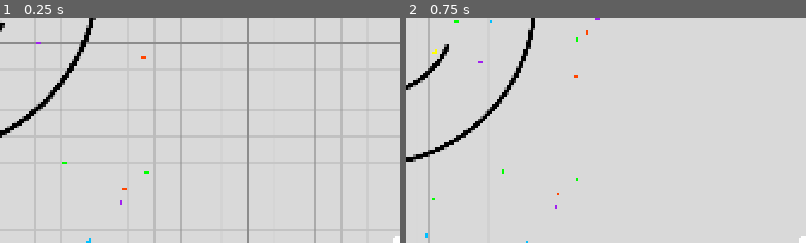
Above: before the commit, frames 1-2 (left to right).
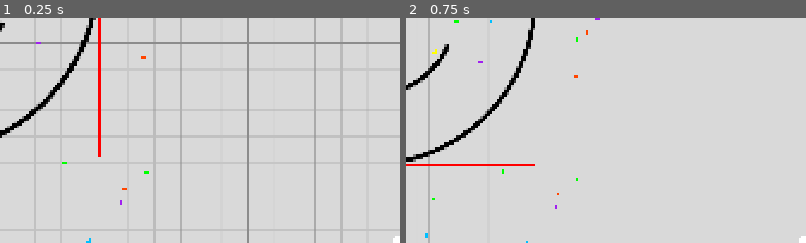
Above: after the commit, the same moments.

Repository: EitherRock/snake-coloring
Game: Godot game, scene res://main.tscn
The game is run twice, just before and just after one commit, with the same random seed, the same clock (stepped at 60 frames per second) and the same inputs.
Inputs:
- Up to frame 1 (0.25 s): no input
- Up to frame 2 (0.75 s): click "-" at 0.5 s
The pictures show only the part of the screen within x 0-50%, y 0-50%; the shares and areas given below are measured in that part.

The runs differ from the first frame. In frame 1, 0.5% of the frame differs, in the area x 24-26%, y 0-62%; in frame 2, 0.3%.

Commit message:
add buttons to moving picture. Confirm placement, cancel, scale up or down

Diff:
--- a/main.gd
+++ b/main.gd
@@ -12,6 +12,7 @@
 @onready var hud: Control = canvas.get_child(0)
 @onready var ui_bar: UIBar = $UI/Root
 @onready var pictures: Node2D = $Pictures
+@onready var placement: PlacementController = $PlacementController
 
 
 func _ready() -> void:
@@ -29,12 +30,16 @@
 # Pictures
 # ---------------------------------------------------------------------------
 func _place_picture(data: PictureData, world_pos: Vector2) -> void:
-	var pic = picture_scene.instantiate()
-	pic.data = data  # set before add_child so _ready() builds with it
+	if placement.is_placing():
+		return  # one pending picture at a time
+
+	var pic: PictureManager = picture_scene.instantiate()
+	pic.data = data
+	pic.confirmed = false  # set before add_child so _ready() starts it pending
 	pic.scale = Vector2.ONE * picture_scale
-	# the picture's origin is its top-left corner, so offset to center it on the drop point
 	pic.position = world_pos - data.size * picture_scale / 2.0
 	pictures.add_child(pic)
+	placement.begin(pic)
 
 
 # ---------------------------------------------------------------------------
--- a/main.tscn
+++ b/main.tscn
@@ -19,6 +19,7 @@
 [ext_resource type="AudioStream" uid="uid://b1ig50ahp7ik5" path="res://audio/bl.bloop 07.wav" id="15_ryguw"]
 [ext_resource type="AudioStream" uid="uid://nocsp6u5jjtn" path="res://audio/bl.bloop 08.wav" id="16_d13ii"]
 [ext_resource type="PackedScene" uid="uid://cp7dafjxfvxag" path="res://ui/hot_bar.tscn" id="18_074og"]
+[ext_resource type="Script" uid="uid://ywe23y53dxcx" path="res://placement_controller.gd" id="20_82xsv"]
 
 [sub_resource type="ShaderMaterial" id="ShaderMaterial_g4v7s"]
 shader = ExtResource("2_272bh")
@@ -129,6 +130,42 @@
 theme_override_font_sizes/font_size = 28
 text = "+"
 
+[node name="ConfirmBar" type="HBoxContainer" parent="CanvasLayer" unique_id=671145989]
+visible = false
+offset_right = 40.0
+offset_bottom = 40.0
+mouse_filter = 0
+theme_override_constants/separation = 16
+
+[node name="ConfirmButton" type="Button" parent="CanvasLayer/ConfirmBar" unique_id=536150614]
+custom_minimum_size = Vector2(140, 140)
+layout_mode = 2
+text = "Confirm"
+
+[node name="CancelButton" type="Button" parent="CanvasLayer/ConfirmBar" unique_id=10890928]
+custom_minimum_size = Vector2(140, 140)
+layout_mode = 2
+text = "Cancel"
+
+[node name="ScaleBar" type="VBoxContainer" parent="CanvasLayer" unique_id=2049159541]
+visible = false
+offset_right = 40.0
+offset_bottom = 40.0
+mouse_filter = 0
+theme_override_constants/separation = 16
+
+[node name="BiggerButton" type="Button" parent="CanvasLayer/ScaleBar" unique_id=1459026715]
+custom_minimum_size = Vector2(140, 140)
+layout_mode = 2
+theme_override_font_sizes/font_size = 28
+text = "+"
+
+[node name="SmallerButton" type="Button" parent="CanvasLayer/ScaleBar" unique_id=457243721]
+custom_minimum_size = Vector2(140, 140)
+layout_mode = 2
+theme_override_font_sizes/font_size = 28
+text = "-"
+
 [node name="Pictures" type="Node2D" parent="." unique_id=858915315]
 
 [node name="Picture" parent="." unique_id=1872283298 instance=ExtResource("7_272bh")]
@@ -144,3 +181,12 @@
 area_mask = 536870912
 
 [node name="UI" parent="." unique_id=1430790159 instance=ExtResource("18_074og")]
+
+[node name="PlacementController" type="Node" parent="." unique_id=1206493489 node_paths=PackedStringArray("confirm_bar", "scale_bar", "confirm_button", "cancel_button", "bigger_button", "smaller_button")]
+script = ExtResource("20_82xsv")
+confirm_bar = NodePath("../CanvasLayer/ConfirmBar")
+scale_bar = NodePath("../CanvasLayer/ScaleBar")
+confirm_button = NodePath("../CanvasLayer/ConfirmBar/ConfirmButton")
+cancel_button = NodePath("../CanvasLayer/ConfirmBar/CancelButton")
+bigger_button = NodePath("../CanvasLayer/ScaleBar/BiggerButton")
+smaller_button = NodePath("../CanvasLayer/ScaleBar/SmallerButton")
--- a/pictures/picture_manager.gd
+++ b/pictures/picture_manager.gd
@@ -1,5 +1,8 @@
 class_name PictureManager
 extends Node2D
+
+const PENDING_ALPHA := 0.7
+const PENDING_OUTLINE := Color(0.2, 0.5, 1.0, 0.9)
 
 @export var data: PictureData
 @export var region_scene: PackedScene
@@ -8,6 +11,7 @@
 var regions: Array[Node2D] = []
 var selected_region: Node2D = null
 var lines_sprite: Sprite2D = null
+var confirmed: bool = true  # Main sets this to false before add_child for new drops
 
 @onready var magnet_area: Area2D = $MagnetArea
 
@@ -16,10 +20,14 @@
 	magnet_area.body_entered.connect(_on_body_entered)
 	if data:
 		build_picture()
+	_apply_placement_state()
 
 
 func _unhandled_input(event: InputEvent) -> void:
 	if Platform.joystick_active:
+		return
+
+	if not confirmed:
 		return
 
 	if not (event is InputEventMouseButton and event.pressed and event.button_index == MOUSE_BUTTON_LEFT):
@@ -72,6 +80,28 @@
 
 
 # ---------------------------------------------------------------------------
+# Picture Placement
+# ---------------------------------------------------------------------------
+func _apply_placement_state() -> void:
+	magnet_area.monitoring = confirmed  # a pending picture can't receive dots
+	modulate.a = 1.0 if confirmed else PENDING_ALPHA
+	queue_redraw()
+
+
+func confirm() -> void:
+	confirmed = true
+	magnet_area.set_deferred("monitoring", true)
+	modulate.a = 1.0
+	queue_redraw()
+
+
+func _draw() -> void:
+	if confirmed or data == null:
+		return
+	draw_rect(Rect2(Vector2.ZERO, data.size), PENDING_OUTLINE, false, 6.0)
+
+
+# ---------------------------------------------------------------------------
 # Region selection and capacity
 # ---------------------------------------------------------------------------
 func select_region(region: Node2D) -> void:
@@ -111,6 +141,10 @@
 # ---------------------------------------------------------------------------
 func _get_players_in_range() -> Array[Node2D]:
 	var players: Array[Node2D] = []
+
+	if not magnet_area.monitoring:
+		return players
+
 	for body in magnet_area.get_overlapping_bodies():
 		if body.is_in_group("player"):
 			players.append(body)
--- a/pictures/region.gd
+++ b/pictures/region.gd
@@ -2,6 +2,7 @@
 extends Node2D
 
 const MAX_BANDS := 10  # must match MAX_BANDS in region_fill.gdshader
+const DEBUG_BOUNDS := true  # set to false when done debugging stuff
 
 @export var max_dots: int = 50
 
@@ -17,6 +18,8 @@
 var fill_origin_px: Vector2 = Vector2.ZERO
 var mask_image: Image
 
+var bounds_origin := Vector2.ZERO  # top-left of the box, in picture pixels
+
 @onready var fill_effect: ColorRect = $FillEffect
 @onready var fill_material: ShaderMaterial = fill_effect.material.duplicate()
 
@@ -31,21 +34,33 @@
 	band_width = 1.0 / float(max_dots)
 
 
+func _draw() -> void:
+	if DEBUG_BOUNDS and mask_image:
+		draw_rect(Rect2(bounds_origin, mask_image.get_size()), Color.RED, false, 2.0)
+
 # ---------------------------------------------------------------------------
 # Setup (called by PictureManager right after the region is added to the tree)
 # ---------------------------------------------------------------------------
 func setup(data: RegionData, picture_size: Vector2) -> void:
-	mask_image = data.mask.get_image()
-	fill_origin_px = data.fill_origin * picture_size
+	data.prepare()
 
-	max_dots = mini(data.max_dots, MAX_BANDS)  # can't have more dots than bands
+	var box_size := Vector2(data.bounds.size)
+	bounds_origin = Vector2(data.bounds.position)
+	mask_image = data.cropped_image
+	fill_origin_px = data.fill_origin * picture_size  # still in full-picture pixels
+
+	max_dots = mini(data.max_dots, MAX_BANDS)
 	band_width = 1.0 / float(max_dots)
 
-	fill_effect.size = picture_size
-	fill_material.set_shader_parameter("region_mask", data.mask)
-	fill_material.set_shader_parameter("mask_size", picture_size)
-	fill_material.set_shader_parameter("fill_origin", data.fill_origin)
+	# Size and place the rect around just this region
+	fill_effect.position = bounds_origin
+	fill_effect.size = box_size
+
+	fill_material.set_shader_parameter("region_mask", data.cropped_texture)
+	fill_material.set_shader_parameter("mask_size", box_size)
+	fill_material.set_shader_parameter("fill_origin", (fill_origin_px - bounds_origin) / box_size)
 	fill_material.set_shader_parameter("max_distance", data.max_distance)
+	queue_redraw()
 
 
 # ---------------------------------------------------------------------------
@@ -87,8 +102,8 @@
 # ---------------------------------------------------------------------------
 # point is in picture pixel coordinates (the Picture node's local space)
 func contains_point(point: Vector2) -> bool:
-	var x := int(point.x)
-	var y := int(point.y)
+	var x := floori(point.x - bounds_origin.x)
+	var y := floori(point.y - bounds_origin.y)
 	if x < 0 or y < 0 or x >= mask_image.get_width() or y >= mask_image.get_height():
 		return false
 	return mask_image.get_pixel(x, y).a > 0.5
--- a/pictures/region_data.gd
+++ b/pictures/region_data.gd
@@ -6,3 +6,21 @@
 @export var max_distance: float = 500.0               # farthest pixel from the origin
 @export var max_dots: int = 50
 @export var fill_order: int = 0
+
+
+# Filled in by prepare(); not exported, so it isn't saved into the .tres
+var bounds := Rect2i()          # bounding box in picture pixels
+var cropped_image: Image        # used for click detection
+var cropped_texture: ImageTexture  # used by the shader
+
+func prepare() -> void:
+	if cropped_texture != null:
+		return  # already done (shared between copies of the picture)
+
+	var full := mask.get_image()
+	bounds = full.get_used_rect()
+	if bounds.size.x <= 0 or bounds.size.y <= 0:
+		bounds = Rect2i(0, 0, 1, 1)  # empty mask guard, avoids dividing by zero
+
+	cropped_image = full.get_region(bounds)
+	cropped_texture = ImageTexture.create_from_image(cropped_image)
--- /dev/null
+++ b/placement_controller.gd
@@ -0,0 +1,150 @@
+class_name PlacementController
+extends Node
+
+signal placement_ended
+
+const SCALE_STEP := 1.15
+const MIN_SCALE := 0.2
+const MAX_SCALE := 1.5
+const BAR_MARGIN := 16.0
+const HOTBAR_RESERVE := 160.0
+
+@export var confirm_bar: Control
+@export var scale_bar: Control
+@export var confirm_button: Button
+@export var cancel_button: Button
+@export var bigger_button: Button
+@export var smaller_button: Button
+
+var pending: PictureManager = null
+var _dragging := false
+var _grab_offset := Vector2.ZERO
+
+
+func _ready() -> void:
+	_show_bars(false)
+	confirm_button.pressed.connect(confirm)
+	cancel_button.pressed.connect(cancel)
+	bigger_button.pressed.connect(_scale_by.bind(SCALE_STEP))
+	smaller_button.pressed.connect(_scale_by.bind(1.0 / SCALE_STEP))
+
+
+func is_placing() -> bool:
+	return pending != null
+
+
+func begin(pic: PictureManager) -> void:
+	pending = pic
+	_show_bars(true)
+	_position_bars()
+
+
+func confirm() -> void:
+	if pending == null:
+		return
+	pending.confirm()
+	_end()
+
+
+func cancel() -> void:
+	if pending == null:
+		return
+	pending.queue_free()
+	_end()
+
+
+func _end() -> void:
+	pending = null
+	_dragging = false
+	_show_bars(false)
+	placement_ended.emit()
+
+
+func _show_bars(on: bool) -> void:
+	confirm_bar.visible = on
+	scale_bar.visible = on
+	set_process(on)
+
+
+func _process(_delta: float) -> void:
+	_position_bars()  # follows the picture while it's dragged, scaled, or the camera moves
+
+
+func _position_bars() -> void:
+	if not is_instance_valid(pending):
+		return
+
+	# The picture's rectangle in screen space
+	var xf := pending.get_global_transform_with_canvas()
+	var top_left := xf * Vector2.ZERO
+	var bottom_right := xf * pending.data.size
+	var rect := Rect2(top_left, bottom_right - top_left)
+	var usable := _usable_rect()
+
+	# Confirm and cancel: centered below the picture, or above if there's no room
+	var cs := confirm_bar.get_combined_minimum_size()
+	var cx := rect.get_center().x - cs.x / 2.0
+	var cy := rect.end.y + BAR_MARGIN
+	if cy + cs.y > usable.end.y:
+		cy = rect.position.y - BAR_MARGIN - cs.y
+	confirm_bar.position = Vector2(
+		clampf(cx, usable.position.x, usable.end.x - cs.x),
+		clampf(cy, usable.position.y, usable.end.y - cs.y))
+
+	# Scale buttons: centered on the right side, or on the left if there's no room
+	var ss := scale_bar.get_combined_minimum_size()
+	var sx := rect.end.x + BAR_MARGIN
+	if sx + ss.x > usable.end.x:
+		sx = rect.position.x - BAR_MARGIN - ss.x
+	var sy := rect.get_center().y - ss.y / 2.0
+	scale_bar.position = Vector2(
+		clampf(sx, usable.position.x, usable.end.x - ss.x),
+		clampf(sy, usable.position.y, usable.end.y - ss.y))
+
+
+# The part of the screen the bars may use, leaving space for the hotbar
+func _usable_rect() -> Rect2:
+	var screen := get_viewport().get_visible_rect().size
+	var r := Rect2(Vector2.ZERO, screen).grow(-BAR_MARGIN)
+	if Platform.is_touch:
+		r.size.x -= HOTBAR_RESERVE  # hotbar is on the right
+	else:
+		r.size.y -= HOTBAR_RESERVE  # hotbar is along the bottom
+	return r
+
+
+# Press starts a drag only if nothing else (buttons, joystick) used the event
+func _unhandled_input(event: InputEvent) -> void:
+	if pending == null or Platform.joystick_active:
+		return
+	if event is InputEventMouseButton and event.pressed and event.button_index == MOUSE_BUTTON_LEFT:
+		var world := _mouse_world()
+		if Rect2(Vector2.ZERO, pending.data.size).has_point(pending.to_local(world)):
+			_dragging = true
+			_grab_offset = pending.global_position - world
+			get_viewport().set_input_as_handled()
+
+
+# Motion and release use _input so a drag still works over UI and always ends
+func _input(event: InputEvent) -> void:
+	if not _dragging:
+		return
+	if event is InputEventMouseMotion:
+		pending.global_position = _mouse_world() + _grab_offset
+	elif event is InputEventMouseButton and not event.pressed and event.button_index == MOUSE_BUTTON_LEFT:
+		_dragging = false
+
+
+func _scale_by(factor: float) -> void:
+	if pending == null:
+		return
+	var new_scale := clampf(pending.scale.x * factor, MIN_SCALE, MAX_SCALE)
+	var center_before := pending.to_global(pending.data.size / 2.0)
+	pending.scale = Vector2.ONE * new_scale
+	# Scaling is around the top-left corner, so shift it to keep the center fixed
+	pending.global_position += center_before - pending.to_global(pending.data.size / 2.0)
+
+
+func _mouse_world() -> Vector2:
+	var vp := get_viewport()
+	return vp.get_canvas_transform().affine_inverse() * vp.get_mouse_position()
--- a/shaders/region_fill.gdshader
+++ b/shaders/region_fill.gdshader
@@ -16,6 +16,9 @@
 
 void fragment() {
 	float mask = texture(region_mask, UV).a;
+	if (mask <= 0.0) {
+		discard;
+	}
 
 	// 0.0 at the origin, 1.0 at the farthest point of the region
 	float dist = length((UV - fill_origin) * mask_size) / max_distance;
--- a/ui/ui_bar.gd
+++ b/ui/ui_bar.gd
@@ -110,7 +110,7 @@
 
 
 # Shared look for every button in the popup
-func _make_item_button(label: String, icon: Texture2D) -> Button:
+func _make_item_button(label: String, icon: Texture2D = null) -> Button:
 	var style := StyleBoxFlat.new()
 	style.bg_color = Color.WHITE
 
Not shown, added: placement_controller.gd.uid
